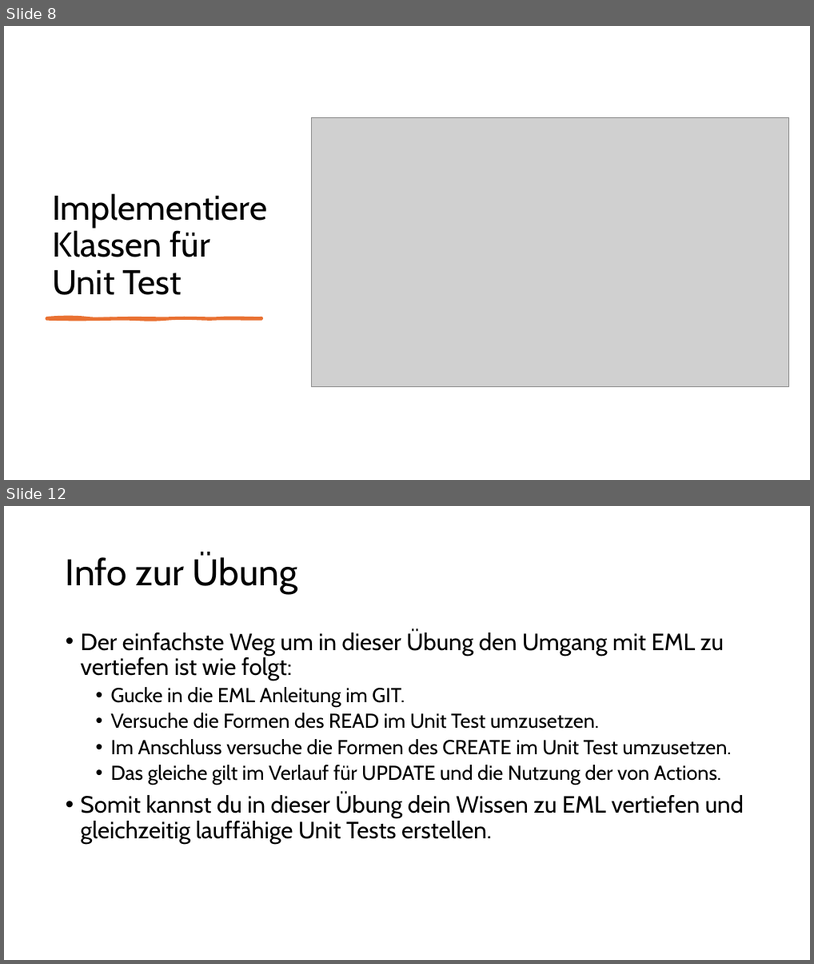
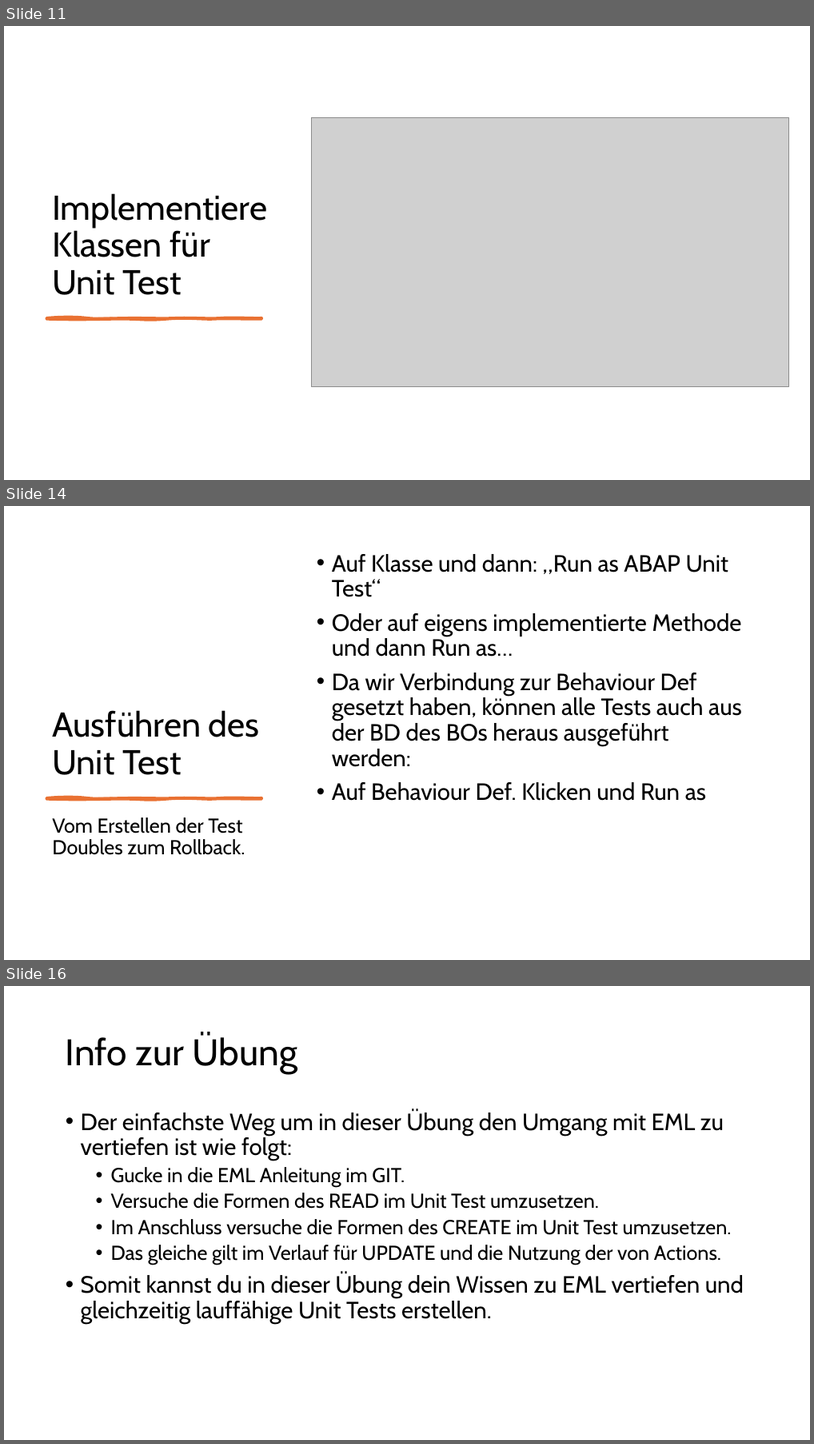
Before and after one commit to MatLange/Schulung, a slide deck: RAP Presentationen/Tag5.1 - RAP_UNIT_TEST_DE.pptx. Shown one above the other, each under a label of ours: slides 8 and 12 before the commit, slides 11, 14 and 16 after it; the slides between them are not shown. The pictures are 814x964 and 814x1444 pixels, drawn with LibreOffice and Linux fonts; fonts in the diff are those of the drawing; grey boxes stand for pictures. Boxes give left, top, right and bottom in pixels: in the first picture for what was removed or moved away, otherwise in the second. Text is boxed around its words. In the diff, an @@ line names an element or a change of style, - is before the commit and + after.

```diff
--- a/RAP Presentationen/Tag5.1 - RAP_UNIT_TEST_DE.pptx
+++ b/RAP Presentationen/Tag5.1 - RAP_UNIT_TEST_DE.pptx
@@ slide 14 added at bbox=[4, 506, 810, 960], background #FFFFFF @@
@@ text added at bbox=[332, 554, 742, 800], 28 pt, text #000000 @@
+• Auf Klasse und dann: „Run as ABAP Unit Test“
+• Oder auf eigens implementierte Methode und dann Run as…
+• Da wir Verbindung zur Behaviour Def gesetzt haben, können alle Tests auch aus der BD des BOs heraus ausgeführt werden:
+• Auf Behaviour Def. Klicken und Run as
@@ title added at bbox=[52, 710, 260, 775], 41 pt, text #000000 @@
+Ausführen des Unit Test
@@ freeform shape added at bbox=[46, 797, 262, 799], fill #E97132, outline #E97132 3 pt @@
@@ text added at bbox=[52, 817, 245, 855], 24 pt, text #000000 @@
+Vom Erstellen der Test Doubles zum Rollback.
@@ what was slide 8 is now slide 11 @@
@@ what was slide 12 is now slide 16 @@
```
Also in this commit, not shown: 6 slides changed, 3 other slides added, 1 other file.
